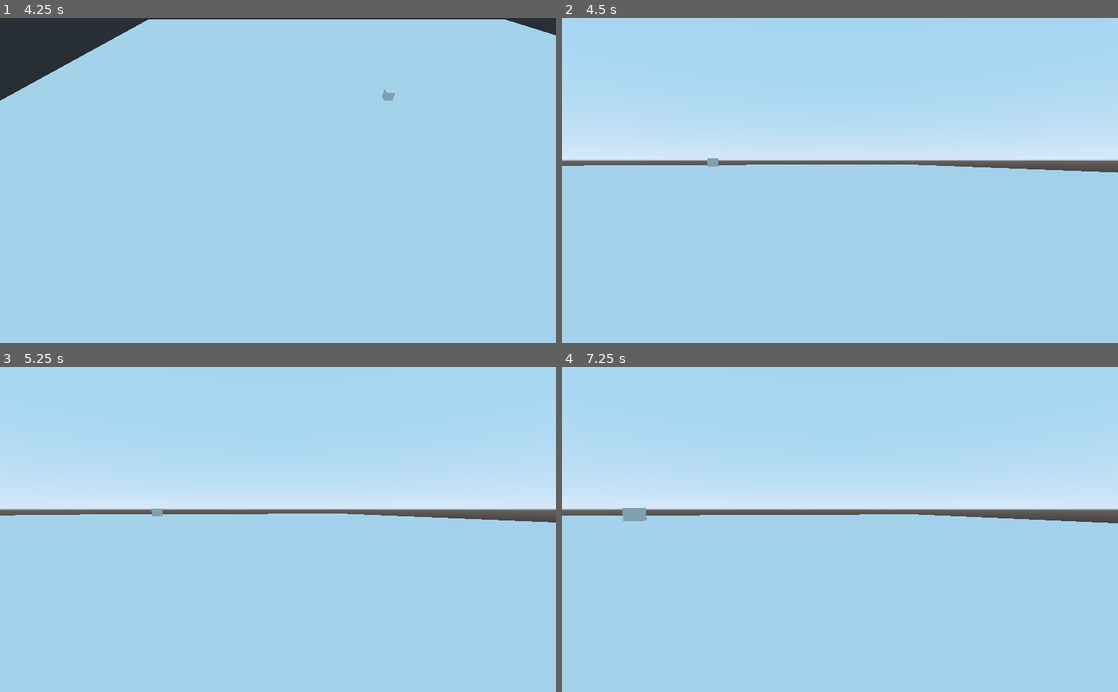
Above: before the commit, frames 1-4 (two rows, left to right).
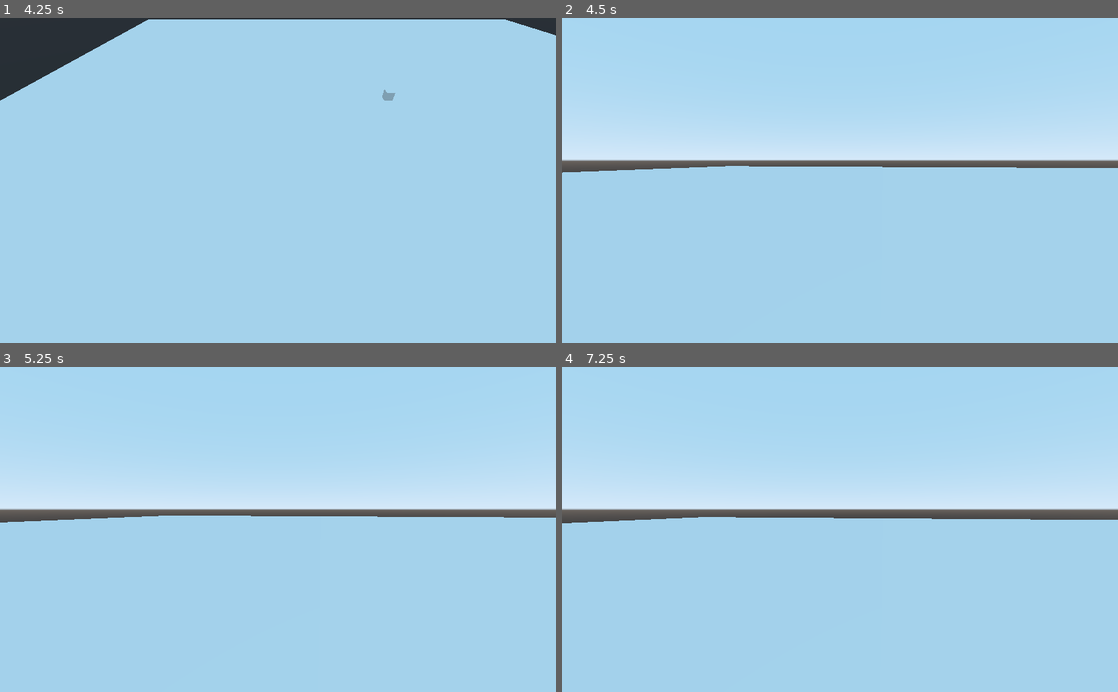
Above: after the commit, the same moments.

Repository: Wcubed/bot_programmin_game
Game: Godot game, scene res://worlds/World.tscn
The game is run twice, just before and just after one commit, with the same random seed, the same clock (stepped at 60 frames per second) and the same inputs.
Inputs (mouse positions are in pixels of both pictures, inside the frame that each line leads up to):
- Up to frame 1 (4.25 s): tap Enter at 0.5, 2 s; move the mouse to (400, 164) at 0.52 s; hold S (camera_back) 0.53-1.28 s; tap Space at 1.25, 3.5 s; move the mouse to (166, 196) at 1.27 s; tap W (camera_forward) at 1.35 s; move the mouse to (333, 109) at 2.02 s; hold A (camera_left) 2.03-2.78 s; move the mouse to (250, 245) at 2.77 s; tap D (camera_right) at 2.85 s; move the mouse to (444, 229) at 3.52 s; hold Middle mouse button (camera_rotate) from 3.53 s (still down)
- Up to frame 2 (4.5 s): tap Enter at 4.25 s; move the mouse to (673, 131) at 4.27 s; release Middle mouse button (camera_rotate) at 4.28 s; tap Mouse wheel up (camera_zoom_in) at 4.35 s
- Up to frame 3 (5.25 s): tap Space at 5 s; move the mouse to (305, 529) at 5.02 s; hold Mouse wheel down (camera_zoom_out) from 5.03 s (still down)
- Up to frame 4 (7.25 s): move the mouse to (756, 448) at 5.77 s; release Mouse wheel down (camera_zoom_out) at 5.78 s; tap S (camera_back) at 5.85 s; move the mouse to (962, 513) at 6.52 s; hold W (camera_forward) from 6.53 s (still down)

Frame 1 is identical in both runs. In frame 2, 0.8% of the frame differs, in the area x 0-100%, y 43-48%; in frame 3, 0.9%; in frame 4, 1.1%, in the area x 0-100%, y 43-49%.

Commit message:
* Inverted camera yaw control.

Diff:
--- a/objects/RTSCameraRig.gd
+++ b/objects/RTSCameraRig.gd
@@ -41,7 +41,7 @@
 
 	# ---- Camera rotation ----
 
-	yaw_object.rotate_y(camera_rotation.x * deg2rad(camera_rotation_speed) * delta)
+	yaw_object.rotate_y(-camera_rotation.x * deg2rad(camera_rotation_speed) * delta)
 	pitch_object.rotate_x(-camera_rotation.y * deg2rad(camera_rotation_speed) * delta)
 
 	# Limit pitch.
